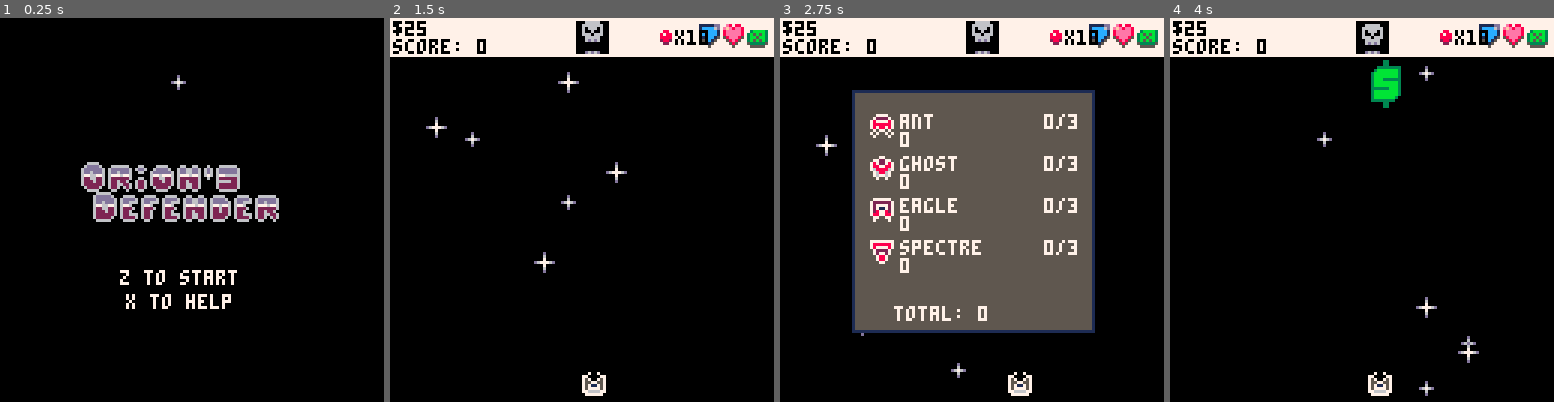
Above: before the commit, frames 1-4 (left to right).
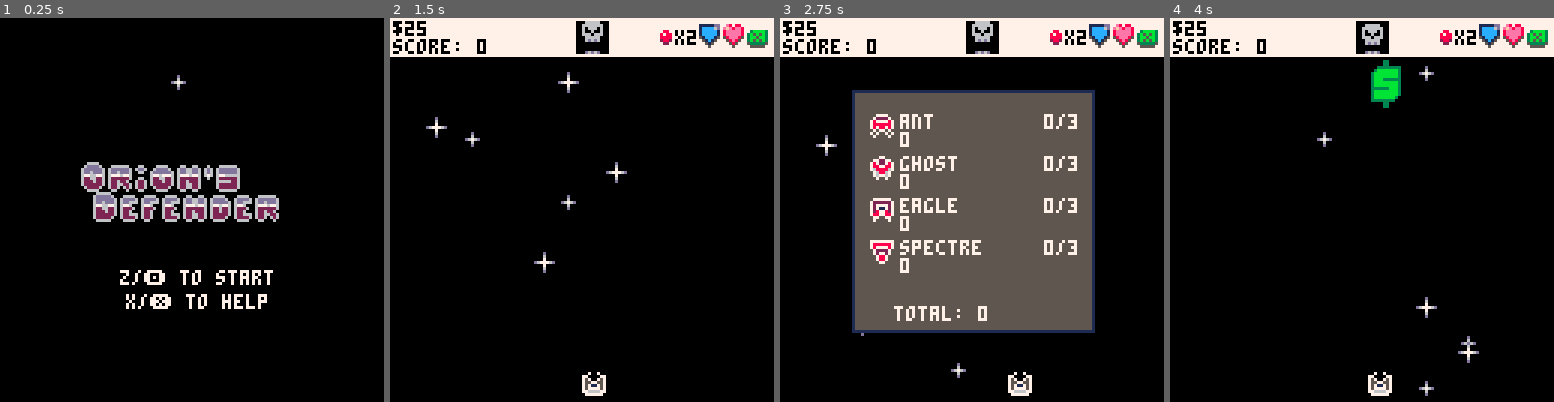
Above: after the commit, the same moments.

Repository: NinetiesPaul/Orion-s-Defender
Game: PICO-8 cartridge orionsdefender.p8
Same seed, same stepped clock (60 frames per second), same inputs: the game is played once before the commit and once after it.
Inputs:
- Up to frame 1 (0.25 s): no input
- Up to frame 2 (1.5 s): tap X (X key) at 0.33, 1.07 s; tap O (Z key) at 0.7 s
- Up to frame 3 (2.75 s): hold Right 1.6-2.1 s; tap O (Z key) at 1.7, 2.1, 2.5 s; tap X (X key) at 1.85 s; hold Up 2.15-2.42 s; hold Right from 2.47 s (still down)
- Up to frame 4 (4 s): tap O (Z key) at 2.9, 3.3, 3.7 s; tap X (X key) at 2.97 s; release Right at 3.03 s; hold Left 3.08-3.58 s; hold Down 3.63-3.97 s

The runs differ from the first frame. In frame 1, 1.0% of the frame differs, in the area x 34-72%, y 65-76%; in frame 2, 0.1%; in frame 3, 0.1%; in frame 4, 0.1%.

Commit message:
code refactoring; changes on help screen

Diff:
--- a/orionsdefender.p8
+++ b/orionsdefender.p8
@@ -22,10 +22,9 @@
 	pirate_rep = 1
 	clock = 0
 	current_view = views[6]
-	rewards_given = false
-	battle_rewards = 0
 	show_stats = false
 	help_text_y = 0
+	stars = {}
 
 	-- player variables
 	cooldown_lvls = {3,2,1}
@@ -57,8 +56,8 @@
 	missile_available = true
 	missile_damage = 3
 	missile_cooldown = 0
-	missile_n = 10
-	missile_max_capacity = 5
+	missile_n = 2
+	missile_max_capacity = 6
 	current_enemy_locked_on = null
 	warned = true
 	random_factor = 0.95
@@ -73,7 +72,7 @@
 	zap_mode = false
 	missiles = {}
 
-	-- store variables
+	-- shop
 	pirate_store = false
 	shop_selector_spr = 002
 	shop_selector_y = 16
@@ -138,7 +137,7 @@
 		},
 	}
 
-	-- enemy variables
+	-- enemy and battle
 	enemy_list =
 	{
 		{
@@ -212,12 +211,16 @@
 		{102,14},
 		{112,61},
 	}
-
+	rewards_given = false
+	battle_rewards = 0
 	battle_started = false
-	battle_animation = false
+
+
+	transition_animation = false
 	left_side = 0
 	right_side = 127
 	animation_direction = "in"
+
 	enemy_by_difficulty ={
 		{1,2},
 		{3,4},
@@ -229,8 +232,6 @@
 	music_view_1_playing = false
 	music_batttle_player = false
 	music_battle_end_playing = false
-
-	stars = {}
 
 
 	siren_spr = 015
@@ -277,17 +278,17 @@
 		foreach(explosions, draw_explosion)
 		foreach(warnings, print_warning)
 		if (count(warnings) == 0) foreach(enemies, create_enemy_bullet)
-		if (battle_animation) draw_battle_animation()
+		if (transition_animation) draw_transition_animation()
 	end
 
 	if current_view == 3 then -- rewards
-		draw_battle_animation()
+		draw_transition_animation()
 		print("victory!", 48,64, 7)
 		print("found " .. battle_rewards .. " scraps", 35,72, 7)
 		if (stat(54) == 0) print("press z or x to continue", 18, 104, 0)
 	end
 
-	if current_view == 4 then -- store
+	if current_view == 4 then -- shop
 		current_shop_item = shop_items[shop_selector]
 
 		i = 0
@@ -301,9 +302,9 @@
 
 		if (clock % 90 == 0) shop_last_bought = ""
 		print(shop_last_bought, 24, 84)
-		print("up or down - select", 2, 104)
-		print("z - buy", 2,112)
-		print("x - leave", 2, 120)
+		print("⬆️⬇️ [select]", 2, 104)
+		print("z/🅾️ [buy]", 2,112)
+		print("x/❎ [leave]", 2, 120)
 
 		animate_shop_selector()
 	end
@@ -312,43 +313,45 @@
 		print("game over",44,64)
 		if (health <= 0) print("you were destroyed",24,72)
 		if (fuel <= 0) print("you ran out of fuel",23,72)
-		print("press z or x to restart", 18, 104)
+		print("press any key", 18, 104)
 	end
 
 	if current_view == 6 then -- start
 		spr(128,24,44,9,3)
-		print("z to start", 40, 84,7)
-		print("x to help", 42, 92,7)
+		print("z/🅾️ to start", 40, 84,7)
+		print("x/❎ to help", 42, 92,7)
 	end
 
 	if current_view == 7 then -- help
-		spr(017, 2, 14 + help_text_y)
-		print("this is your ship. \nyou can only move sideways", 11, 14 + help_text_y, 7)
-
-		spr(001, 2, 35 + help_text_y)
-		spr(016, 2, 55 + help_text_y)
-		print("when in battle, \npress 'x' to switch between\nmain gun and missile\npress 'z' to shoot", 11, 28 + help_text_y, 7)
-		print("when in missile mode,\npress up or down to\ncycle between targets", 11, 52 + help_text_y, 7)
-
-		spr(009, 2, 80 + help_text_y)
-		spr(030, 2, 96 + help_text_y)
-		spr(062, 2, 96 + help_text_y)
-		print("this is a pirate ship.\ndestroy them to get scraps\nand loot, be aware that the\nmore you destroy, the more\nyou create a bad rep with\nthem. your currently rep\nlevel is depicted by the\nskull icon", 11, 72 + help_text_y, 7)
-
-		spr(064, 2, 120 + help_text_y, 2, 2)
-		print("this is a battle encounter!\nload up!", 17, 123 + help_text_y)
-
-		spr(072, 2, 136 + help_text_y, 2, 2)
-		print("this is a store encounter.\nrefuel, rearm and upgrade", 17, 138 + help_text_y)
-
-		spr(072, 2, 154 + help_text_y, 2, 2)
-		spr(046, 10, 164 + help_text_y)
-		spr(062, 10, 164 + help_text_y)
-		print("this is a pirate owned shop,\nit's cheaper due to the\niffy origin of the ware,\nbut has no upgrades. you\ncan also pay off the\npirates to lower your bad\nrep with them", 17, 153 + help_text_y)
-
-		rectfill(1,1,126,12, 7)
-		print("help screen", 40, 4, 0)
-		line(40, 10, 82, 10, 0)
+		spr(017, 2, 16 + help_text_y)
+		print("this is you! move sideways to\navoid getting shot", 11, 14 + help_text_y, 7)
+
+		spr(001, 2, 32 + help_text_y)
+		spr(016, 2, 49 + help_text_y)
+		print("when in battle, press x/❎ to\nswitch between main gun and\nsecondary gun. z/🅾️ to shoot", 11, 28 + help_text_y, 7)
+		print("in missile mode, press ⬆️ or\n⬇️ to switch targets", 11, 48 + help_text_y, 7)
+
+		spr(009, 2, 64 + help_text_y)
+		print("this is a pirate! fight them\nfor rewards", 11, 62 + help_text_y, 7)
+
+		spr(030, 2, 83 + help_text_y)
+		spr(062, 2, 83 + help_text_y)
+		print("as you fight and destroy\npirates, your wanted level\nincreases. the skull icon\nindicates this. ", 11, 76 + help_text_y, 7)
+
+		spr(064, 2, 100 + help_text_y, 2, 2)
+		print("this is a battle encounter!\nload up!", 17, 103 + help_text_y)
+
+		spr(072, 2, 117 + help_text_y, 2, 2)
+		print("this is a shop encounter.\nrefuel, rearm and upgrade", 17, 120 + help_text_y)
+
+		spr(072, 2, 140 + help_text_y, 2, 2)
+		spr(046, 9, 148 + help_text_y)
+		spr(062, 9, 148 + help_text_y)
+		print("a pirate owned shop,\nit's cheaper due to the\nmysterious source of the\ngoods, but sell no\nupgrade.", 17, 136 + help_text_y)
+
+		rectfill(0,0, 126,12, 7)
+		print("help screen", 40, 3, 0)
+		line(40, 9, 82, 9, 0)
 	end
 end
 
@@ -380,7 +383,7 @@
 	end
 
 	if current_view == 2 then
-		if (not battle_started and not battle_animation) start_battle()
+		if (not battle_started and not transition_animation) start_battle()
 		if count(warnings) == 0 then
 			fire()
 			foreach(enemies, move_enemy)
@@ -390,7 +393,7 @@
 		end
 		foreach(warnings, move_warning)
 
-		missile_ui()
+		if (battle_started) missile_ui()
 		foreach(missiles, move_missile)
 		if missile_available == false then
 			missile_cooldown += 1
@@ -400,7 +403,7 @@
 			end
 		end
 
-		if (battle_started and count(explosions) == 0 and count(enemies) == 0) battle_animation = true
+		if (battle_started and count(explosions) == 0 and count(enemies) == 0) transition_animation = true
 	end
 
 	if current_view == 3 then
@@ -464,7 +467,7 @@
 		foreach(stars, move_star)
 	end
 
-	if (current_view == 2 or current_view == 3) update_battle_animation()
+	if (current_view == 2 or current_view == 3) update_transition_animation()
 end
 
 function create_stars()
@@ -495,20 +498,20 @@
 	end
 end
 
-function draw_battle_animation()
+function draw_transition_animation()
 	rectfill(0, 0, left_side, 128, 1)
 	rectfill(127, 0, right_side, 128, 1)
 end
 
-function update_battle_animation()
-	if battle_animation then
+function update_transition_animation()
+	if transition_animation then
 		if animation_direction == "in" then
 			right_side -= 5
 			left_side += 5
 
 			if right_side < 64 and left_side > 64 then
 				if battle_started and count(explosions) == 0 and count(enemies) == 0 then
-					battle_animation = false -- reset_battle_animation()
+					transition_animation = false -- reset_transition_animation()
 					current_view = views[3]
 				else
 					animation_direction = "out"
@@ -519,8 +522,8 @@
 			left_side -= 5
 
 			if right_side > 127 and left_side < 0 then
-				reset_battle_animation()
-				battle_animation = false
+				reset_transition_animation()
+				transition_animation = false
 
 				if (current_view == 3) destroy() current_view = 1
 			end
@@ -528,7 +531,7 @@
 	end
 end
 
-function reset_battle_animation()
+function reset_transition_animation()
 	left_side = 0
 	right_side = 127
 	animation_direction = "in"
@@ -719,7 +722,7 @@
 		if stat(54) == 0 then
 			if btnp(4) or btnp(5) then
 				animation_direction = "out"
-				battle_animation = true
+				transition_animation = true
 			end
 		end
 	end
@@ -843,7 +846,7 @@
 	e.y <= ship_y+10 then
 		del(encounters,e)
 		if e.type == 1 then
-			battle_animation = true
+			transition_animation = true
 			current_view = views[2]
 		end
 		if e.type == 2 or e.type == 3 then
@@ -1152,7 +1155,7 @@
 	spr(001,eb.x,eb.y)
 end
 -->8
--- store
+-- shop
 
 function nav_store()
 	if count(shop_items) == 0 then
